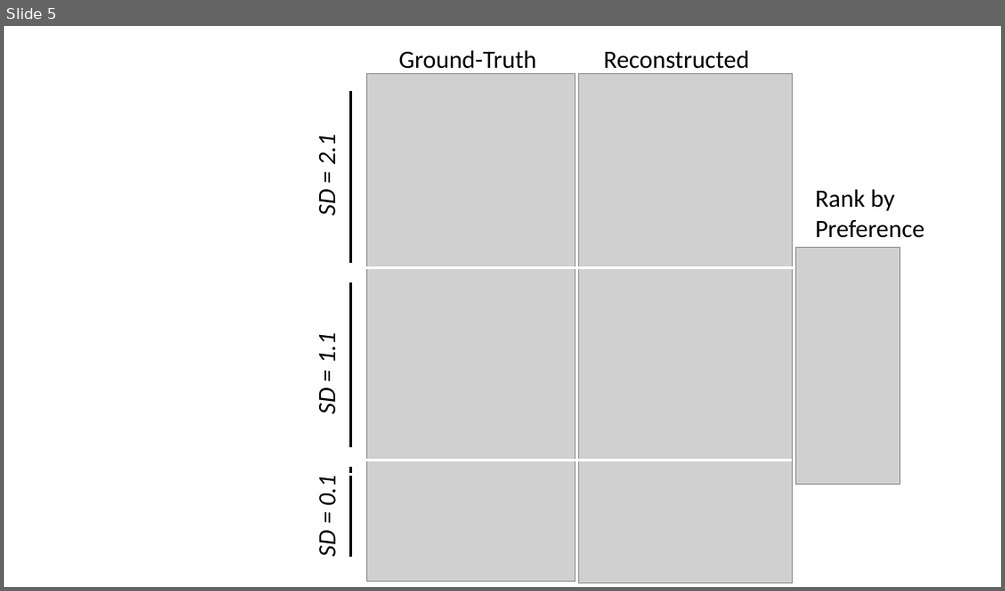
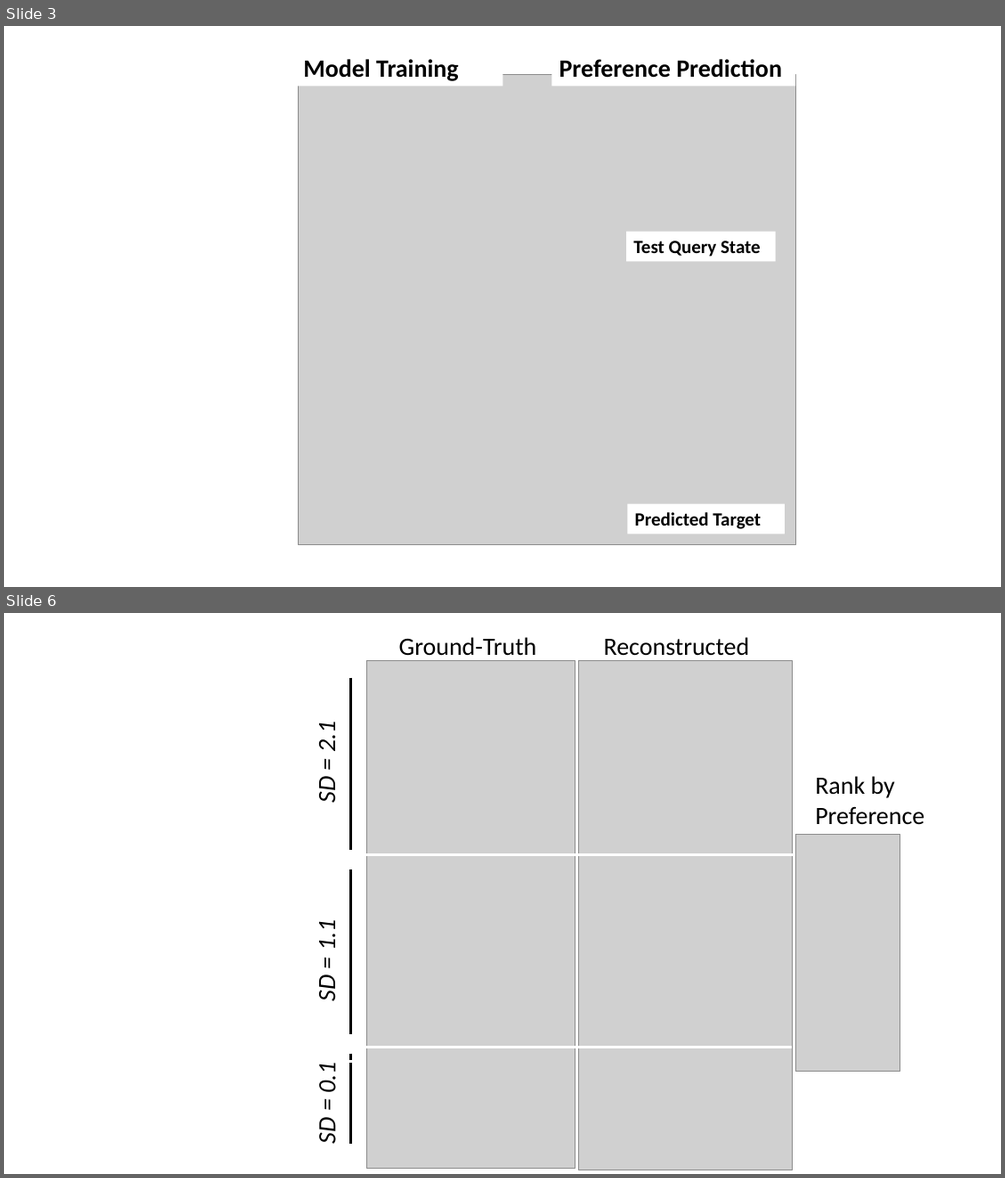
Before and after one commit to yunshiuan/tomnet-project, a slide deck: report/RO-MAN/figures/ROMAN-figures.pptx. Shown one above the other, each under a label of ours: slide 5 before the commit, slides 3 and 6 after it; the slides between them are not shown. The pictures are 1005x591 and 1005x1178 pixels, drawn with LibreOffice and Linux fonts; fonts in the diff are those of the drawing; grey boxes stand for pictures. Boxes give left, top, right and bottom in pixels: in the first picture for what was removed or moved away, otherwise in the second. Text is boxed around its words. In the diff, an @@ line names an element or a change of style, - is before the commit and + after.

```diff
--- a/report/RO-MAN/figures/ROMAN-figures.pptx
+++ b/report/RO-MAN/figures/ROMAN-figures.pptx
@@ slide 3 added at (4, 26, 1001, 587), background #FFFFFF @@
@@ rectangle added at (259, 48, 502, 86), fill #FFFFFF, 24 pt, text #000000, bold @@
+Model Training
@@ rectangle added at (552, 48, 796, 86), fill #FFFFFF, 24 pt, text #000000, bold @@
+Preference Prediction
@@ picture added at (299, 75, 796, 545) @@
@@ rectangle added at (626, 231, 775, 261), fill #FFFFFF, 18 pt, text #000000, bold @@
+Test Query State
@@ rectangle added at (628, 504, 785, 534), fill #FFFFFF, 18 pt, text #000000, bold @@
+Predicted Target
@@ what was slide 5 is now slide 6 @@
```
Also in this commit, not shown: 2 other slides added, 2 slides removed, 8 other files.
